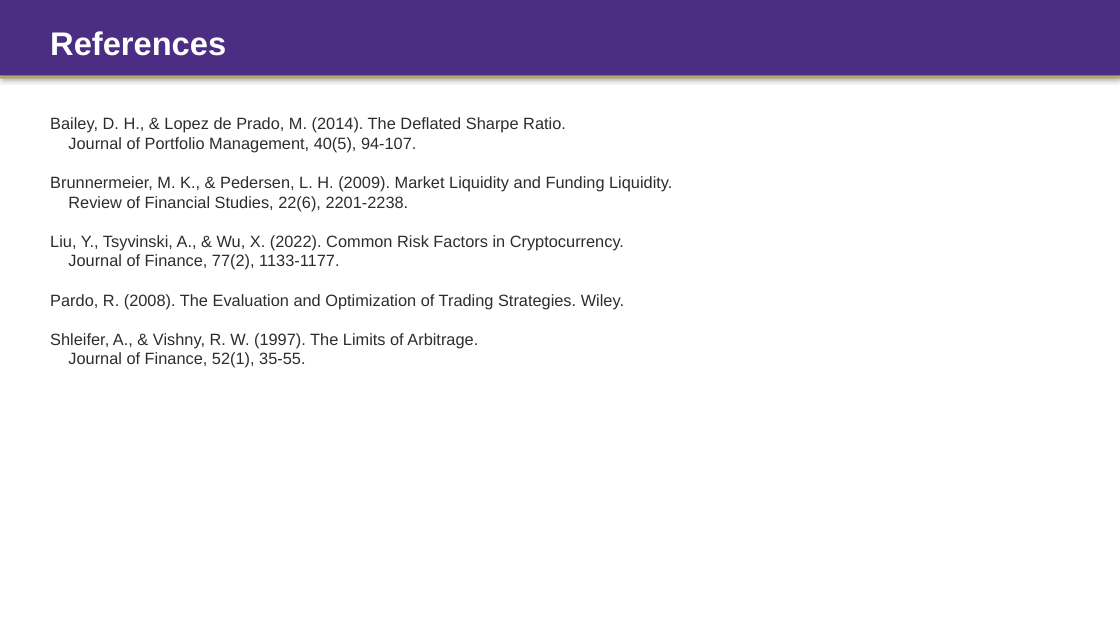
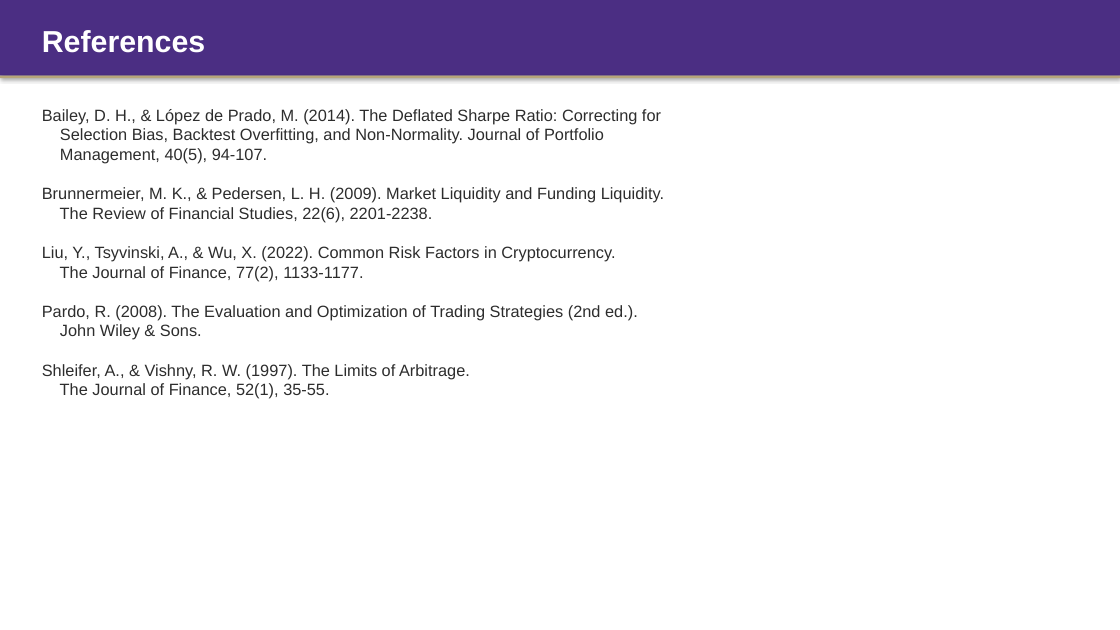
Before and after one commit to Tyche1107/Strategy-project, a slide deck: slide 15 of CFRM522_Presentation.pptx. Drawn at 1120x630 pixels with LibreOffice and Linux fonts; fonts in the diff are those of the drawing. Boxes give left, top, right and bottom in pixels: in the first picture for what was removed or moved away, otherwise in the second. Text is boxed around its words. In the diff, an @@ line names an element or a change of style, - is before the commit and + after.

```diff
--- a/CFRM522_Presentation.pptx
+++ b/CFRM522_Presentation.pptx
@@ text "References": place and size @@
-text "References" at box(50, 31, 226, 56)
+text "References" at box(42, 30, 205, 53)
@@ text "References" at box(42, 30, 205, 53): size 28 to 26 pt @@
@@ text "Bailey, D. H., & López ...": place and size @@
-text "Bailey, D. H., & López ..." at box(50, 117, 672, 368)
+text "Bailey, D. H., & López ..." at box(42, 109, 664, 399)
@@ text at box(42, 109, 661, 164): text changed @@
-Bailey, D. H., & Lopez de Prado, M. (2014). The Deflated Sharpe Ratio.
-Journal of Portfolio Management, 40(5), 94-107.
+Bailey, D. H., & López de Prado, M. (2014). The Deflated Sharpe Ratio: Correcting for
+Selection Bias, Backtest Overfitting, and Non-Normality. Journal of Portfolio
+Management, 40(5), 94-107.
@@ text at box(60, 207, 433, 223): text changed @@
-Review of Financial Studies, 22(6), 2201-2238.
+The Review of Financial Studies, 22(6), 2201-2238.
@@ text at box(42, 266, 638, 340): text changed @@
-Journal of Finance, 77(2), 1133-1177.
-Pardo, R. (2008). The Evaluation and Optimization of Trading Strategies. Wiley.
+The Journal of Finance, 77(2), 1133-1177.
+Pardo, R. (2008). The Evaluation and Optimization of Trading Strategies (2nd ed.).
+John Wiley & Sons.
@@ text at box(60, 383, 329, 399): text changed @@
-Journal of Finance, 52(1), 35-55.
+The Journal of Finance, 52(1), 35-55.
```
Also in this commit, not shown: 14 other slides changed, 2 other files.
